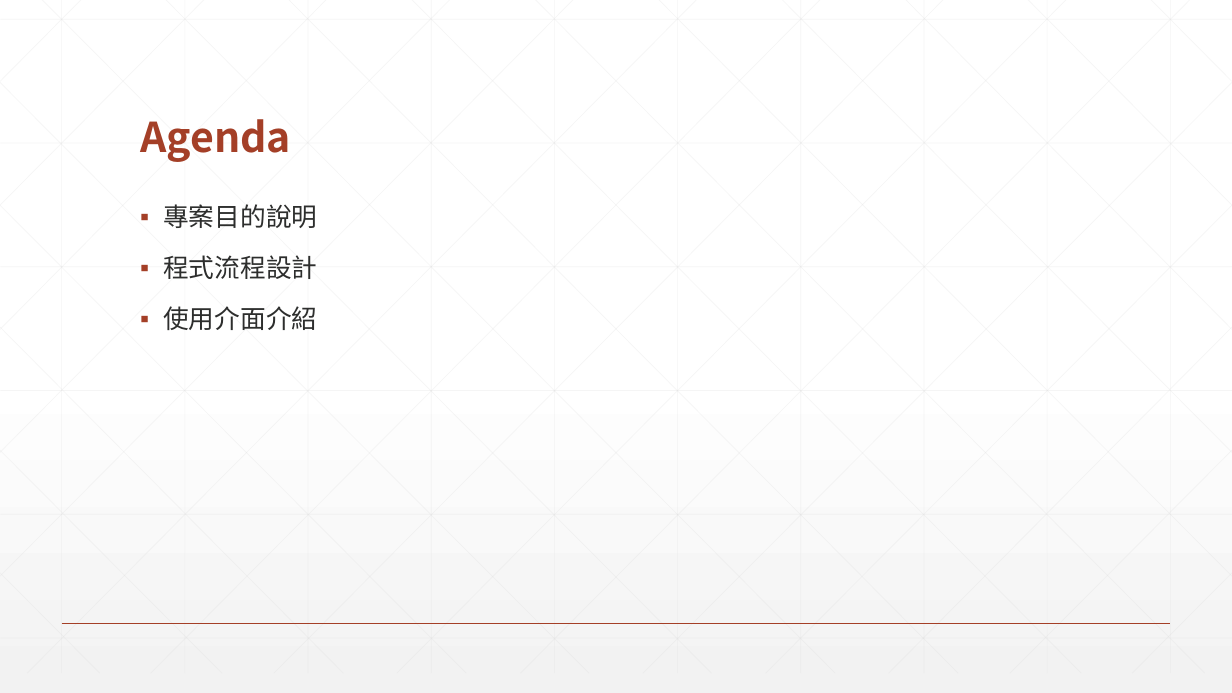
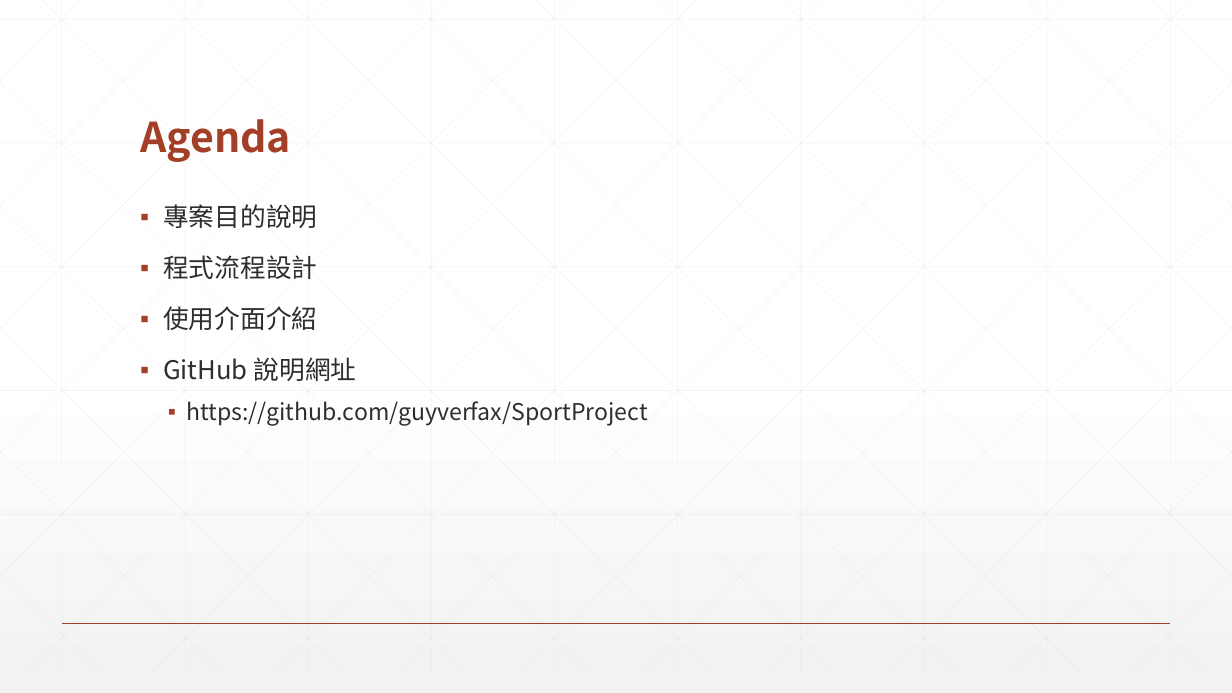
Before and after one commit to guyverfax/SportProject, a slide deck: slide 2 of 作業5-體育用品店訂單和庫存管理系統.pptx. Drawn at 1232x693 pixels with LibreOffice and Linux fonts; fonts in the diff are those of the drawing. Boxes give left, top, right and bottom in pixels: in the first picture for what was removed or moved away, otherwise in the second. Text is boxed around its words. In the diff, an @@ line names an element or a change of style, - is before the commit and + after.

```diff
--- a/作業5-體育用品店訂單和庫存管理系統.pptx
+++ b/作業5-體育用品店訂單和庫存管理系統.pptx
@@ text at (x1=163, y1=357, x2=648, y2=426): paragraphs added @@
+▪ GitHub 說明網址
+  ▪ https://github.com/guyverfax/SportProject
```
Also in this commit, not shown: 9 other slides changed, 27 slides added, 2 slides removed.
